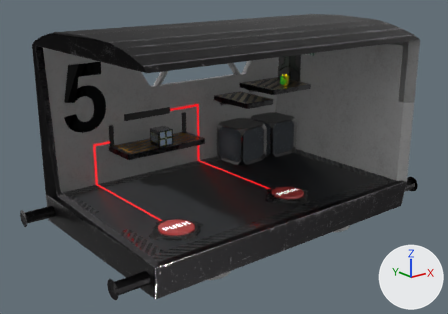
The OBJ model res/models/Levels/5/level5.obj as it was, and as the next commit left it.
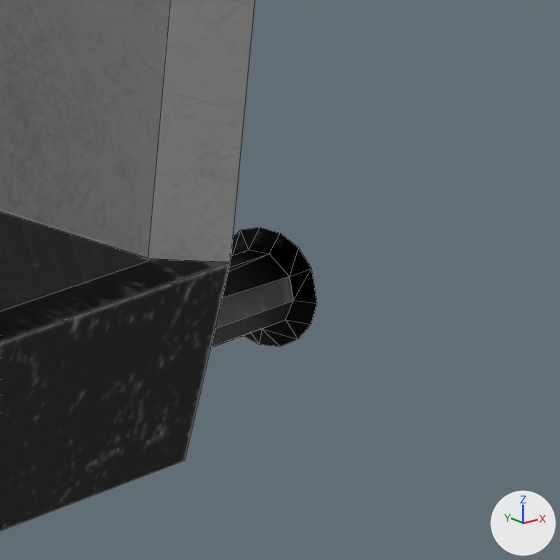
The first picture shows the older version from a 50 mm lens placed at (46.26, -16.55, 7.93), pointed at (59.92, 0.53, 1.1). The close-ups show both versions on the part from 84% to 100% of the width and 47% to 69% of the height of that picture; other places that the commit changed are outside them. Arrows for +X, +Y and +Z are at lower right; the lights stay in place. The close-ups show mesh edges as thin lines. Where no turn or scale is listed for an object, it has been applied to the vertices.

Names of what the first close-up shows: 'F_floor_1.012', 'W_right_wall_down_1.014'.
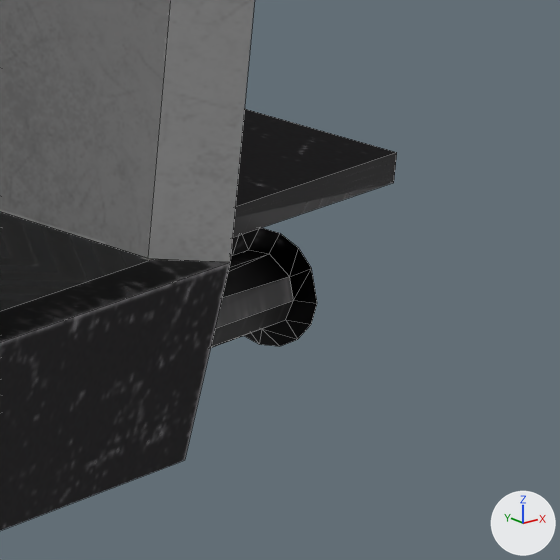
The edits, one by one:
Material 'roofMaterial.027' (mat_roofmaterial_027) is new.
Uses the picture img_wagonpusty_roofmaterial_basecolor_png.
Uses the picture img_wagonpusty_roofmaterial_emissive_png.
Uses the picture img_wagonpusty_roofmaterial_metallic_png.
Uses the picture img_wagonpusty_roofmaterial_normal_png.
Uses the picture img_wagonpusty_roofmaterial_roughness_png.
Mesh me_x_przejscie3_001 is new.
It has 8 vertices, 6 faces and spans x 65.41..67.51, y -3.1..2.91, z -0.09..0.09.
It uses material mat_roofmaterial_027.
Object 'X_Przejscie3.001' (ob_x_przejscie3_001) is new; it shows me_x_przejscie3_001.
Its location is (0.0, 0.0, 0.0).

Changed parts and their boxes [x1, y1, x2, y2] in the close-ups (560 x 560 px):
'X_Przejscie3.001', added: after [232, 109, 397, 238]
